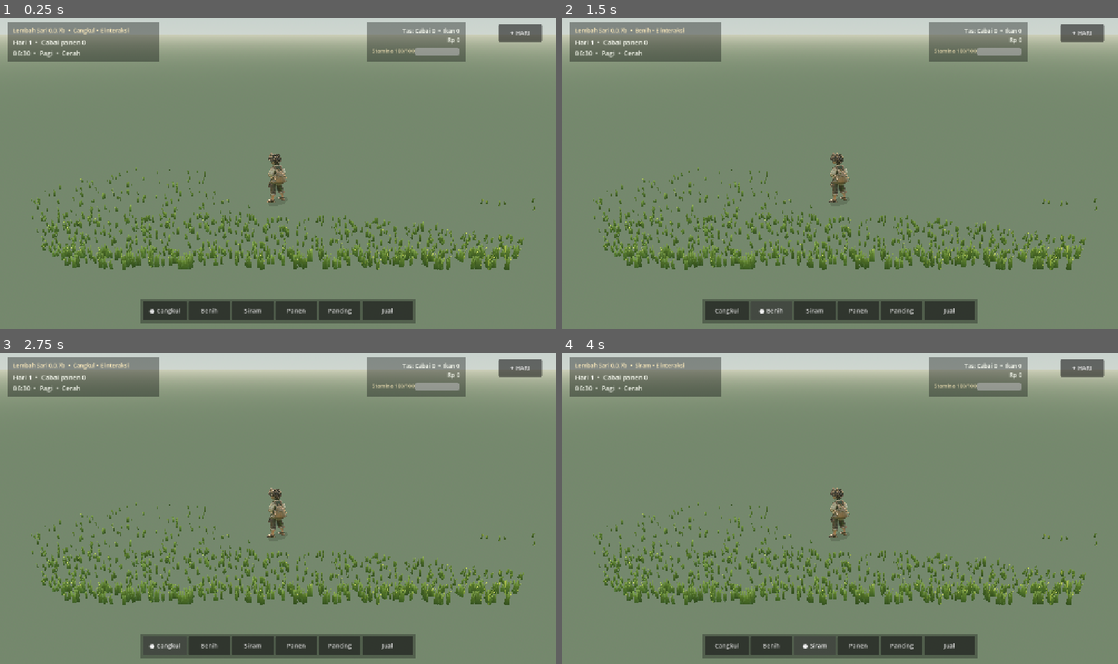
Above: before the commit, frames 1-4 (two rows, left to right).
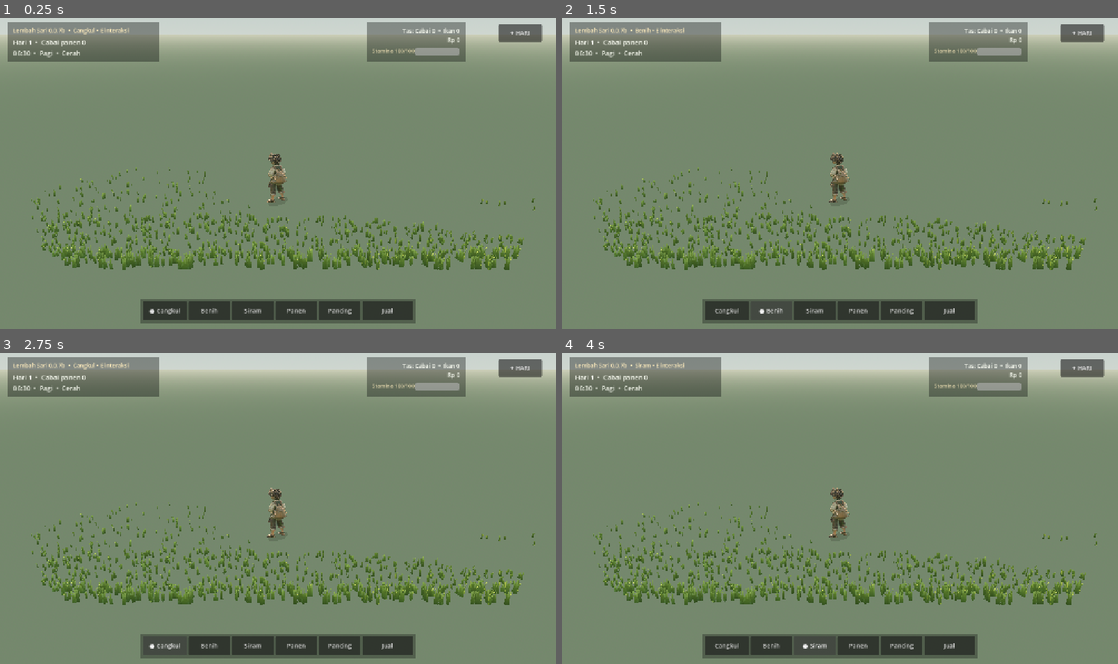
Above: after the commit, the same moments.

Repository: eneft/Lembah-sari
Game: Godot game, scene res://scenes/PlayableV5Test.tscn
The game is run twice, just before and just after one commit, with the same random seed, the same clock (stepped at 60 frames per second) and the same inputs.
Inputs:
- Up to frame 1 (0.25 s): no input
- Up to frame 2 (1.5 s): click "● Cangkul" at 0.5 s; click "Benih" at 1.25 s
- Up to frame 3 (2.75 s): click "Cangkul" at 2 s
- Up to frame 4 (4 s): click "Siram" at 2.75 s; click "● Siram" at 3.5 s

The runs differ from the first frame. In frame 1, 0.3% of the frame differs, in the area x 6-94%, y 47-81%; in frame 2, 0.3%; in frame 3, 0.3%; in frame 4, 0.3%.

Commit message:
Apply local-scale grass blade transforms before rotation for correct tuft height

Diff:
--- a/scripts/village_foreground_grass.gd
+++ b/scripts/village_foreground_grass.gd
@@ -44,7 +44,7 @@
 			var width: float = rng.randf_range(0.68,1.14) * height
 			var spin: float = rng.randf_range(-PI,PI)
 			var tilt: float = rng.randf_range(-0.09,0.09)
-			var basis: Basis = Basis.from_euler(Vector3(tilt,spin,0.0)).scaled(Vector3(width,height,width))
+			var basis: Basis = Basis.from_euler(Vector3(tilt,spin,0.0)) * Basis.from_scale(Vector3(width,height,width))
 			transforms.append(Transform3D(basis,at))
 			var variation: float = rng.randf_range(0.89,1.09)
 			colors.append(Color(variation,variation*0.99,variation*0.91,1.0))
@@ -72,7 +72,7 @@
 
 func _build_blade_mesh() -> ArrayMesh:
 	# Each tuft is five crossed, tapered blades. Triangles are real geometry;
-	# base and tips have natural color gradient. 10 triangles/tuft.
+	# base and tips have natural color gradient. 15 triangles/tuft.
 	var surface := SurfaceTool.new()
 	surface.begin(Mesh.PRIMITIVE_TRIANGLES)
 	for blade: int in range(5):
